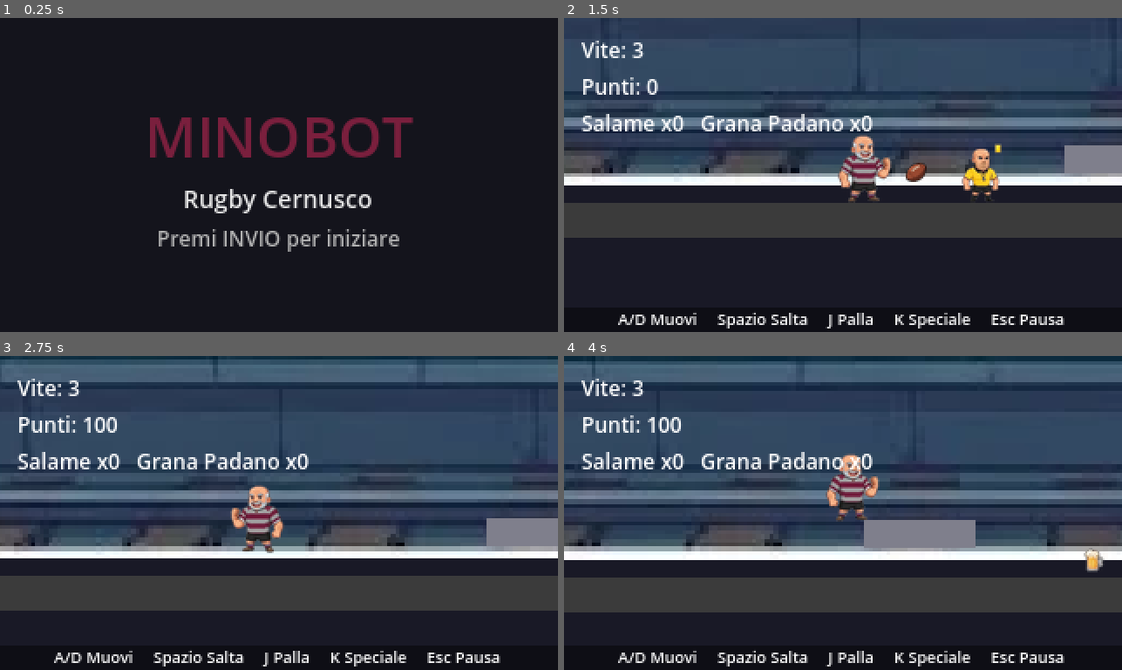
Above: before the commit, frames 1-4 (two rows, left to right).
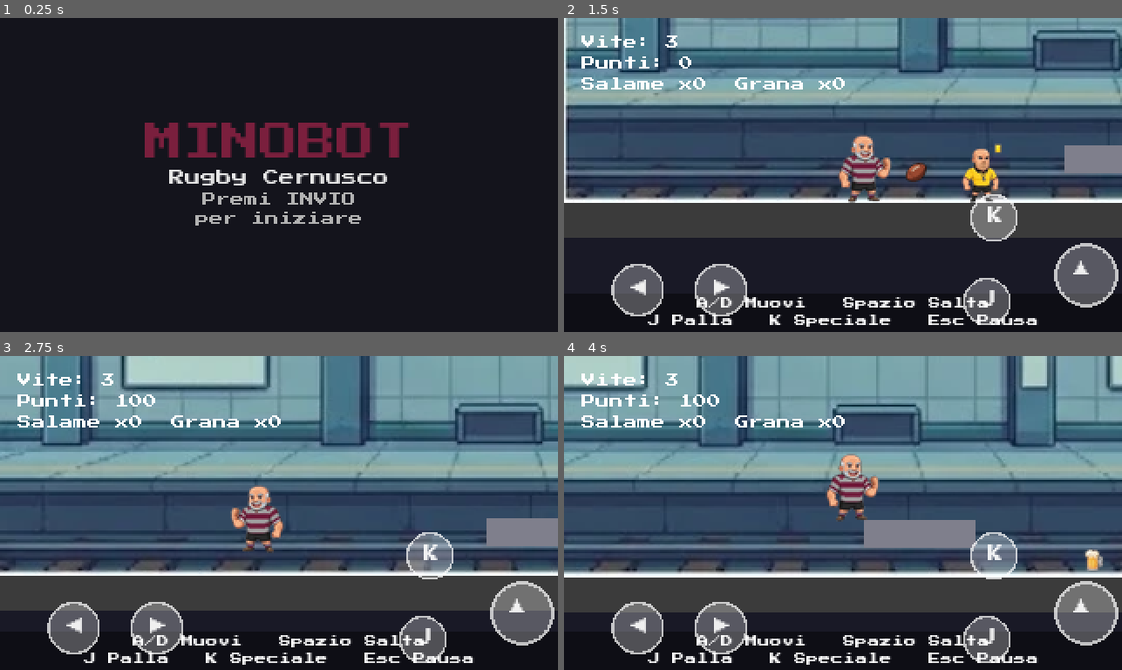
Above: after the commit, the same moments.

Repository: quadroce/minobot
Game: Godot game, scene res://scenes/Main.tscn
Same seed, same stepped clock (60 frames per second), same inputs: the game is played once before the commit and once after it.
Inputs (mouse positions are in pixels of both pictures, inside the frame that each line leads up to):
- Up to frame 1 (0.25 s): no input
- Up to frame 2 (1.5 s): tap Enter (start_game) at 0.5, 0.6 s; move the mouse to (965, 159) at 0.52 s; hold Right (move_right) from 0.53 s (still down); click (965, 159) at 0.67 s; tap Space (jump) at 0.77, 1.07 s; tap J (throw_ball) at 0.8, 1.35 s; move the mouse to (731, 190) at 1.27 s
- Up to frame 3 (2.75 s): tap Space (jump) at 1.52, 1.82, 2.3 s; tap K (throw_special) at 1.55, 2.1 s; move the mouse to (334, 443) at 2.02 s; release Right (move_right) at 2.03 s; hold Left (move_left) from 2.03 s (still down)
- Up to frame 4 (4 s): move the mouse to (815, 575) at 2.77 s; release Left (move_left) at 2.78 s; hold Right (move_right) from 2.78 s (still down); tap Space (jump) at 2.85, 3.02, 3.32, 3.77 s; click (815, 575) at 2.92 s; tap Enter (start_game) at 3.05, 3.6 s; move the mouse to (1010, 560) at 3.52 s; tap J (throw_ball) at 3.8 s

The runs differ from the first frame. In frame 1, 6.8% of the frame differs, in the area x 25-75%, y 31-75%; in frame 2, 51%; in frame 3, 62%, in the area x 0-100%, y 0-99%; in frame 4, 61%.

Commit message:
Sfondi non piu' sgranati, font pixel-art vero, controlli touch mobile
- Sfondi: da un singolo sprite stirato ~2.5x (Nearest -> blocchi
  visibili) a un tiling orizzontale quasi a risoluzione nativa con
  filtro lineare (script tiling_background.gd), niente piu' grana.
- Font: applicato Press Start 2P (OFL) come tema di default del
  progetto; testi di HUD/menu/schermata finale ridimensionati e in
  parte abbreviati per stare nei 320px di viewport con un font molto
  piu' largo di quello di default.
- Mobile: CanvasLayer MobileControls con 5 TouchScreenButton (muovi,
  salta, palla, speciale) sempre visibili; menu e schermata finale ora
  rispondono anche al tocco, non solo a INVIO.

Co-Authored-By: Claude Sonnet 5 <noreply@anthropic.com>

Diff:
--- /dev/null
+++ b/assets/theme/default_theme.tres
@@ -0,0 +1,7 @@
+[gd_resource type="Theme" load_steps=2 format=3]
+
+[ext_resource type="FontFile" path="res://assets/fonts/PressStart2P-Regular.ttf" id="1"]
+
+[resource]
+default_font = ExtResource("1")
+default_font_size = 8
--- a/project.godot
+++ b/project.godot
@@ -18,6 +18,10 @@
 [autoload]
 
 Game="*res://scripts/autoload/game_manager.gd"
+
+[gui]
+
+theme/custom="res://assets/theme/default_theme.tres"
 
 [display]
 
--- a/scenes/level/Level.tscn
+++ b/scenes/level/Level.tscn
@@ -1,6 +1,7 @@
-[gd_scene load_steps=18 format=3]
+[gd_scene load_steps=20 format=3]
 
 [ext_resource type="Script" path="res://scripts/level/level.gd" id="1"]
+[ext_resource type="Script" path="res://scripts/level/tiling_background.gd" id="15"]
 [ext_resource type="PackedScene" path="res://scenes/player/Minobot.tscn" id="2"]
 [ext_resource type="PackedScene" path="res://scenes/enemies/Referee.tscn" id="3"]
 [ext_resource type="PackedScene" path="res://scenes/enemies/IridePlayer.tscn" id="4"]
@@ -14,6 +15,7 @@
 [ext_resource type="Texture2D" path="res://assets/sprites/backgrounds/metro.png" id="12"]
 [ext_resource type="Texture2D" path="res://assets/sprites/backgrounds/field.png" id="13"]
 [ext_resource type="Texture2D" path="res://assets/sprites/backgrounds/clubhouse.png" id="14"]
+[ext_resource type="PackedScene" path="res://scenes/ui/MobileControls.tscn" id="16"]
 
 [sub_resource type="RectangleShape2D" id="RectangleShape2D_ground"]
 size = Vector2(2540, 20)
@@ -29,20 +31,26 @@
 
 [node name="Backgrounds" type="Node2D" parent="."]
 
-[node name="Metro" type="Sprite2D" parent="Backgrounds"]
-position = Vector2(400, -100)
-scale = Vector2(2.4876, 2.4876)
+[node name="Metro" type="Node2D" parent="Backgrounds"]
+position = Vector2(400, -80)
+script = ExtResource("15")
 texture = ExtResource("12")
+zone_width = 840.0
+target_height = 240.0
 
-[node name="Field" type="Sprite2D" parent="Backgrounds"]
-position = Vector2(1225, -100)
-scale = Vector2(2.4876, 2.4876)
+[node name="Field" type="Node2D" parent="Backgrounds"]
+position = Vector2(1225, -80)
+script = ExtResource("15")
 texture = ExtResource("13")
+zone_width = 890.0
+target_height = 240.0
 
-[node name="Clubhouse" type="Sprite2D" parent="Backgrounds"]
-position = Vector2(2075, -100)
-scale = Vector2(2.7933, 2.7933)
+[node name="Clubhouse" type="Node2D" parent="Backgrounds"]
+position = Vector2(2075, -80)
+script = ExtResource("15")
 texture = ExtResource("14")
+zone_width = 890.0
+target_height = 240.0
 
 [node name="World" type="Node2D" parent="."]
 
@@ -168,3 +176,5 @@
 polygon = PackedVector2Array(-4, -40, 4, -40, 4, 40, -4, 40)
 
 [node name="HUD" parent="." instance=ExtResource("11")]
+
+[node name="MobileControls" parent="." instance=ExtResource("16")]
--- a/scenes/ui/EndScreen.tscn
+++ b/scenes/ui/EndScreen.tscn
@@ -23,12 +23,13 @@
 layout_mode = 2
 horizontal_alignment = 1
 theme_override_colors/font_color = Color(1, 1, 1, 1)
-theme_override_font_sizes/font_size = 28
+theme_override_font_sizes/font_size = 13
 text = "GAME OVER"
 
 [node name="HintLabel" type="Label" parent="Margin/VBox"]
 layout_mode = 2
 horizontal_alignment = 1
 theme_override_colors/font_color = Color(0.8, 0.8, 0.8, 1)
-theme_override_font_sizes/font_size = 13
-text = "Premi INVIO per tornare al menu"
+theme_override_font_sizes/font_size = 8
+text = "Premi INVIO
+per tornare al menu"
--- a/scenes/ui/HUD.tscn
+++ b/scenes/ui/HUD.tscn
@@ -22,20 +22,20 @@
 [node name="LivesLabel" type="Label" parent="Margin/VBox"]
 layout_mode = 2
 theme_override_colors/font_color = Color(1, 1, 1, 1)
-theme_override_font_sizes/font_size = 12
+theme_override_font_sizes/font_size = 8
 text = "Vite: 3"
 
 [node name="ScoreLabel" type="Label" parent="Margin/VBox"]
 layout_mode = 2
 theme_override_colors/font_color = Color(1, 1, 1, 1)
-theme_override_font_sizes/font_size = 12
+theme_override_font_sizes/font_size = 8
 text = "Punti: 0"
 
 [node name="AmmoLabel" type="Label" parent="Margin/VBox"]
 layout_mode = 2
 theme_override_colors/font_color = Color(1, 1, 1, 1)
-theme_override_font_sizes/font_size = 12
-text = "Salame x0   Grana Padano x0"
+theme_override_font_sizes/font_size = 8
+text = "Salame x0  Grana x0"
 
 [node name="BossBar" type="ProgressBar" parent="Margin/VBox"]
 layout_mode = 2
@@ -49,19 +49,20 @@
 anchor_top = 1.0
 anchor_right = 1.0
 anchor_bottom = 1.0
-offset_top = -14.0
+offset_top = -22.0
 color = Color(0, 0, 0, 0.45)
 
 [node name="LegendLabel" type="Label" parent="."]
 anchor_top = 1.0
 anchor_right = 1.0
 anchor_bottom = 1.0
-offset_top = -14.0
+offset_top = -22.0
 theme_override_colors/font_color = Color(1, 1, 1, 1)
-theme_override_font_sizes/font_size = 9
+theme_override_font_sizes/font_size = 7
 horizontal_alignment = 1
 vertical_alignment = 1
-text = "A/D Muovi     Spazio Salta     J Palla     K Speciale     Esc Pausa"
+text = "A/D Muovi   Spazio Salta
+J Palla   K Speciale   Esc Pausa"
 
 [node name="PauseLabel" type="Label" parent="."]
 visible = false
@@ -69,13 +70,13 @@
 anchor_top = 0.5
 anchor_right = 0.5
 anchor_bottom = 0.5
-offset_left = -70.0
+offset_left = -110.0
 offset_top = -14.0
-offset_right = 70.0
+offset_right = 110.0
 offset_bottom = 14.0
 theme_override_colors/font_color = Color(1, 1, 1, 1)
-theme_override_font_sizes/font_size = 16
+theme_override_font_sizes/font_size = 9
 horizontal_alignment = 1
 vertical_alignment = 1
 text = "PAUSA
-premi ESC per continuare"
+ESC per continuare"
--- a/scenes/ui/MainMenu.tscn
+++ b/scenes/ui/MainMenu.tscn
@@ -22,19 +22,20 @@
 layout_mode = 2
 horizontal_alignment = 1
 theme_override_colors/font_color = Color(0.478, 0.122, 0.239, 1)
-theme_override_font_sizes/font_size = 32
+theme_override_font_sizes/font_size = 22
 text = "MINOBOT"
 
 [node name="Subtitle" type="Label" parent="Center/VBox"]
 layout_mode = 2
 horizontal_alignment = 1
 theme_override_colors/font_color = Color(0.9, 0.9, 0.9, 1)
-theme_override_font_sizes/font_size = 14
+theme_override_font_sizes/font_size = 9
 text = "Rugby Cernusco"
 
 [node name="Hint" type="Label" parent="Center/VBox"]
 layout_mode = 2
 horizontal_alignment = 1
 theme_override_colors/font_color = Color(0.7, 0.7, 0.7, 1)
-theme_override_font_sizes/font_size = 12
-text = "Premi INVIO per iniziare"
+theme_override_font_sizes/font_size = 8
+text = "Premi INVIO
+per iniziare"
--- /dev/null
+++ b/scenes/ui/MobileControls.tscn
@@ -0,0 +1,76 @@
+[gd_scene load_steps=2 format=3]
+
+[ext_resource type="Texture2D" path="res://assets/sprites/ui/touch_button.png" id="1"]
+
+[node name="MobileControls" type="CanvasLayer"]
+layer = 5
+
+[node name="LeftButton" type="TouchScreenButton" parent="."]
+position = Vector2(26, 140)
+scale = Vector2(0.5, 0.5)
+texture_normal = ExtResource("1")
+action = "move_left"
+visibility_mode = 0
+
+[node name="Label" type="Label" parent="LeftButton"]
+position = Vector2(24, 20)
+scale = Vector2(2, 2)
+theme_override_colors/font_color = Color(1, 1, 1, 0.9)
+theme_override_font_sizes/font_size = 10
+text = "◀"
+
+[node name="RightButton" type="TouchScreenButton" parent="."]
+position = Vector2(74, 140)
+scale = Vector2(0.5, 0.5)
+texture_normal = ExtResource("1")
+action = "move_right"
+visibility_mode = 0
+
+[node name="Label" type="Label" parent="RightButton"]
+position = Vector2(24, 20)
+scale = Vector2(2, 2)
+theme_override_colors/font_color = Color(1, 1, 1, 0.9)
+theme_override_font_sizes/font_size = 10
+text = "▶"
+
+[node name="JumpButton" type="TouchScreenButton" parent="."]
+position = Vector2(280, 128)
+scale = Vector2(0.6, 0.6)
+texture_normal = ExtResource("1")
+action = "jump"
+visibility_mode = 0
+
+[node name="Label" type="Label" parent="JumpButton"]
+position = Vector2(20, 18)
+scale = Vector2(1.6, 1.6)
+theme_override_colors/font_color = Color(1, 1, 1, 0.9)
+theme_override_font_sizes/font_size = 10
+text = "▲"
+
+[node name="ThrowBallButton" type="TouchScreenButton" parent="."]
+position = Vector2(228, 148)
+scale = Vector2(0.45, 0.45)
+texture_normal = ExtResource("1")
+action = "throw_ball"
+visibility_mode = 0
+
+[node name="Label" type="Label" parent="ThrowBallButton"]
+position = Vector2(24, 20)
+scale = Vector2(2, 2)
+theme_override_colors/font_color = Color(1, 1, 1, 0.9)
+theme_override_font_sizes/font_size = 10
+text = "J"
+
+[node name="ThrowSpecialButton" type="TouchScreenButton" parent="."]
+position = Vector2(232, 100)
+scale = Vector2(0.45, 0.45)
+texture_normal = ExtResource("1")
+action = "throw_special"
+visibility_mode = 0
+
+[node name="Label" type="Label" parent="ThrowSpecialButton"]
+position = Vector2(24, 20)
+scale = Vector2(2, 2)
+theme_override_colors/font_color = Color(1, 1, 1, 0.9)
+theme_override_font_sizes/font_size = 10
+text = "K"
--- /dev/null
+++ b/scripts/level/tiling_background.gd
@@ -0,0 +1,26 @@
+extends Node2D
+## Ripete una texture di sfondo in orizzontale per coprire una zona del
+## livello, invece di stirarla su tutta la larghezza (che la sgranerebbe).
+## Scala minima necessaria per raggiungere target_height + filtro lineare,
+## cosi' lo sfondo resta nitido anche se non e' pixel art 1:1.
+
+@export var texture: Texture2D
+@export var zone_width: float = 900.0
+@export var target_height: float = 240.0
+
+
+func _ready() -> void:
+	if texture == null:
+		return
+	var scale_factor := target_height / texture.get_height()
+	var tile_width := texture.get_width() * scale_factor
+	var tile_count := int(ceil(zone_width / tile_width)) + 1
+	var start_x := -zone_width / 2.0
+	for i in range(tile_count):
+		var tile := Sprite2D.new()
+		tile.texture = texture
+		tile.centered = false
+		tile.scale = Vector2(scale_factor, scale_factor)
+		tile.texture_filter = CanvasItem.TEXTURE_FILTER_LINEAR
+		tile.position = Vector2(start_x + i * tile_width, 0.0)
+		add_child(tile)
--- a/scripts/ui/end_screen.gd
+++ b/scripts/ui/end_screen.gd
@@ -9,10 +9,19 @@
 func setup(message: String, _victory: bool) -> void:
 	process_mode = Node.PROCESS_MODE_ALWAYS
 	_message_label.text = message
-	_hint_label.text = "Premi INVIO per tornare al menu"
+	_hint_label.text = "Premi INVIO\nper tornare al menu"
 
 
 func _process(_delta: float) -> void:
 	if Input.is_action_just_pressed("start_game"):
-		get_tree().paused = false
-		get_tree().change_scene_to_file("res://scenes/Main.tscn")
+		_return_to_menu()
+
+
+func _unhandled_input(event: InputEvent) -> void:
+	if event is InputEventScreenTouch and event.pressed:
+		_return_to_menu()
+
+
+func _return_to_menu() -> void:
+	get_tree().paused = false
+	get_tree().change_scene_to_file("res://scenes/Main.tscn")
--- a/scripts/ui/hud.gd
+++ b/scripts/ui/hud.gd
@@ -43,7 +43,7 @@
 
 
 func _on_ammo_changed(salami: int, grana: int) -> void:
-	_ammo_label.text = "Salame x%d   Grana Padano x%d" % [salami, grana]
+	_ammo_label.text = "Salame x%d  Grana x%d" % [salami, grana]
 
 
 func _on_boss_started() -> void:
--- a/scripts/ui/main_menu.gd
+++ b/scripts/ui/main_menu.gd
@@ -4,4 +4,13 @@
 
 func _process(_delta: float) -> void:
 	if Input.is_action_just_pressed("start_game"):
-		get_tree().change_scene_to_file("res://scenes/level/Level.tscn")
+		_start()
+
+
+func _unhandled_input(event: InputEvent) -> void:
+	if event is InputEventScreenTouch and event.pressed:
+		_start()
+
+
+func _start() -> void:
+	get_tree().change_scene_to_file("res://scenes/level/Level.tscn")
Binary file added: assets/fonts/PressStart2P-Regular.ttf
Binary file added: assets/sprites/ui/touch_button.png
